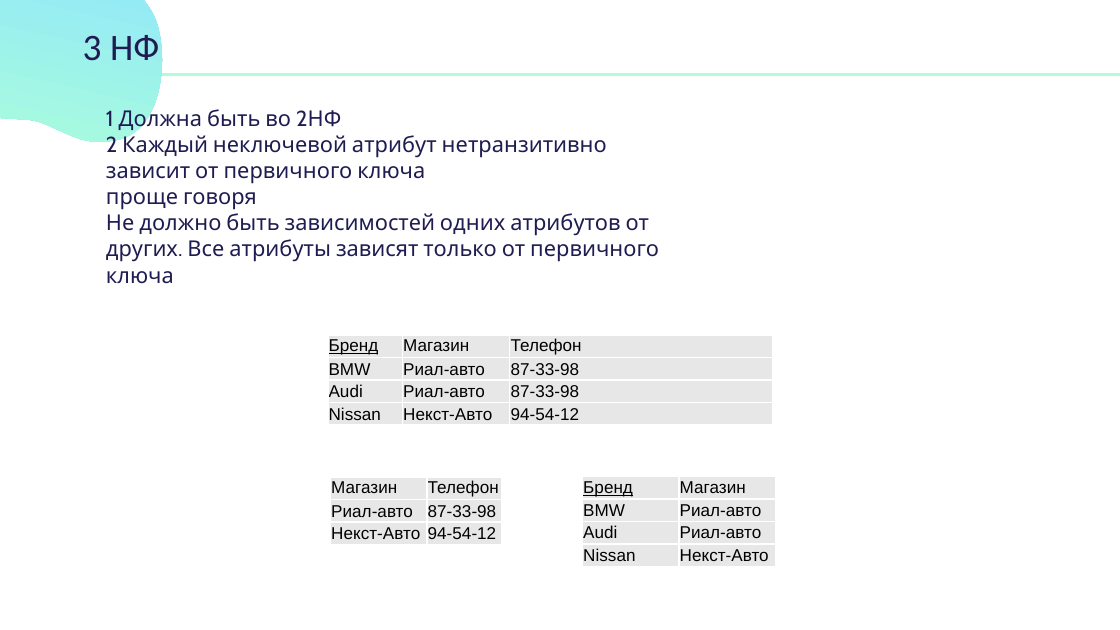
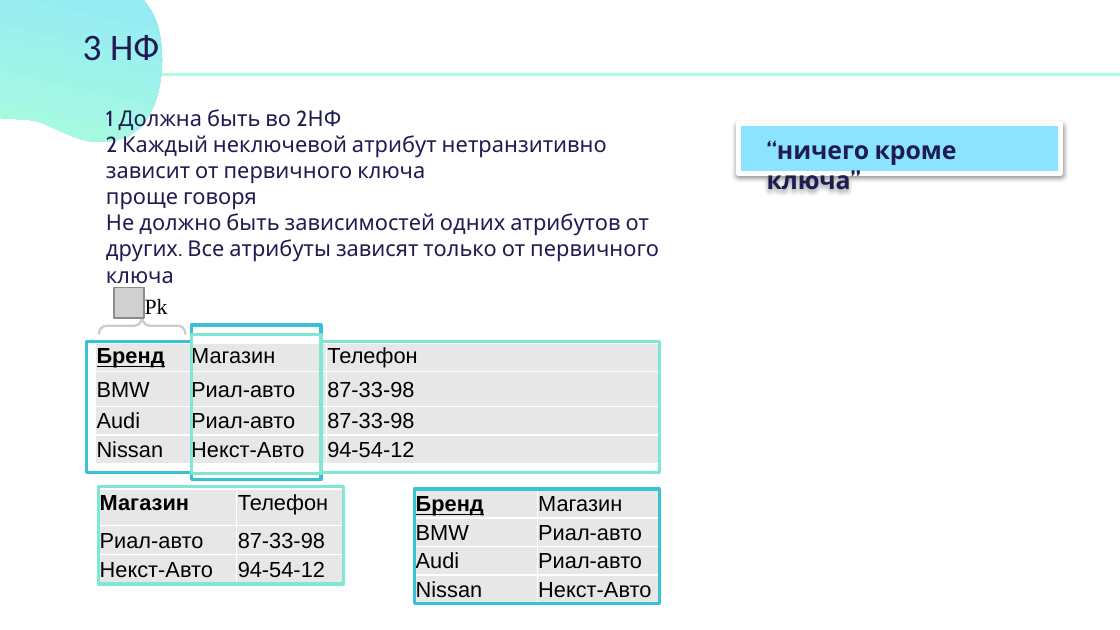
Before and after one commit to itambu/Summer_Bootcamp_2021, a slide deck: slide 17 of DataEngineering/DataEngineering Presentation.pptx (slide 16 before the commit). Drawn at 1120x630 pixels with LibreOffice and Linux fonts; fonts in the diff are those of the drawing; grey boxes stand for pictures. Boxes give left, top, right and bottom in pixels: in the first picture for what was removed or moved away, otherwise in the second. Text is boxed around its words. In the diff, an @@ line names an element or a change of style, - is before the commit and + after.

```diff
--- a/DataEngineering/DataEngineering Presentation.pptx
+++ b/DataEngineering/DataEngineering Presentation.pptx
@@ text "1 Должна быть во 2НФ" rewrapped from box(106, 106, 659, 262) to box(106, 106, 659, 289) @@
@@ rectangle added at box(738, 123, 1061, 174), fill #8BE3FF, outline #FFFFFF 3 pt, 16 pt, text #1F1C51, bold @@
+“ничего кроме ключа”
@@ picture added at box(114, 288, 144, 318) @@
@@ text added at box(145, 299, 168, 314), 14 pt, text #000000 @@
+Pk
@@ right brace added at box(99, 317, 186, 335), outline #CCCCCC 1.5 pt @@
@@ rectangle added at box(192, 325, 321, 479), outline #39C2D7 2 pt @@
@@ rectangle added at box(86, 342, 192, 474), outline #39C2D7 2 pt @@
@@ table at box(95, 343, 661, 466) @@
@@ size 11 to 14 pt @@
@@ bold on in "Бренд" @@
@@ table: place and size @@
-table at box(328, 335, 774, 426)
+table at box(95, 343, 661, 466)
@@ rectangle added at box(192, 335, 321, 474), outline #7FE7D3 2 pt @@
@@ rectangle added at box(321, 342, 660, 474), outline #7FE7D3 2 pt @@
@@ table at box(99, 489, 343, 585) @@
@@ size 11 to 14 pt @@
@@ bold on in "Магазин" @@
@@ table: place and size @@
-table at box(330, 477, 502, 544)
+table at box(99, 489, 343, 585)
@@ rectangle added at box(99, 486, 344, 584), outline #7FE7D3 2 pt @@
@@ table at box(414, 489, 659, 604) @@
@@ size 11 to 14 pt @@
@@ bold on in "Бренд" @@
@@ table: place and size @@
-table at box(582, 476, 775, 567)
+table at box(414, 489, 659, 604)
@@ rectangle added at box(414, 489, 660, 604), outline #39C2D7 2 pt @@
```
Also in this commit, not shown: 4 other slides changed, 3 slides added.
